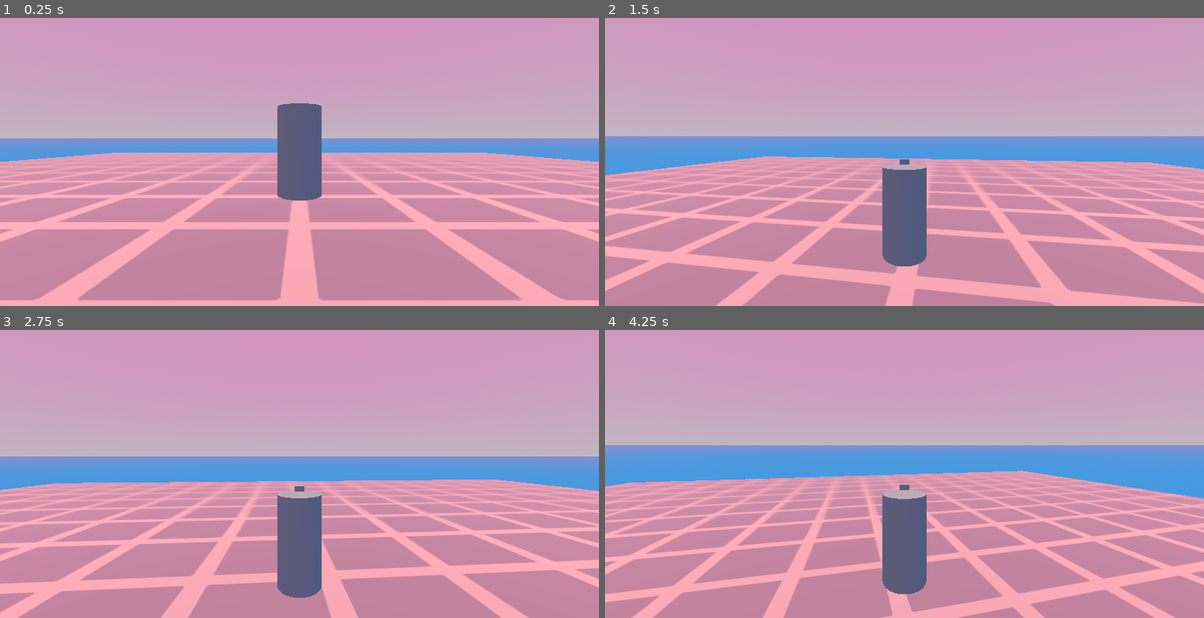
Above: before the commit, frames 1-4 (two rows, left to right).
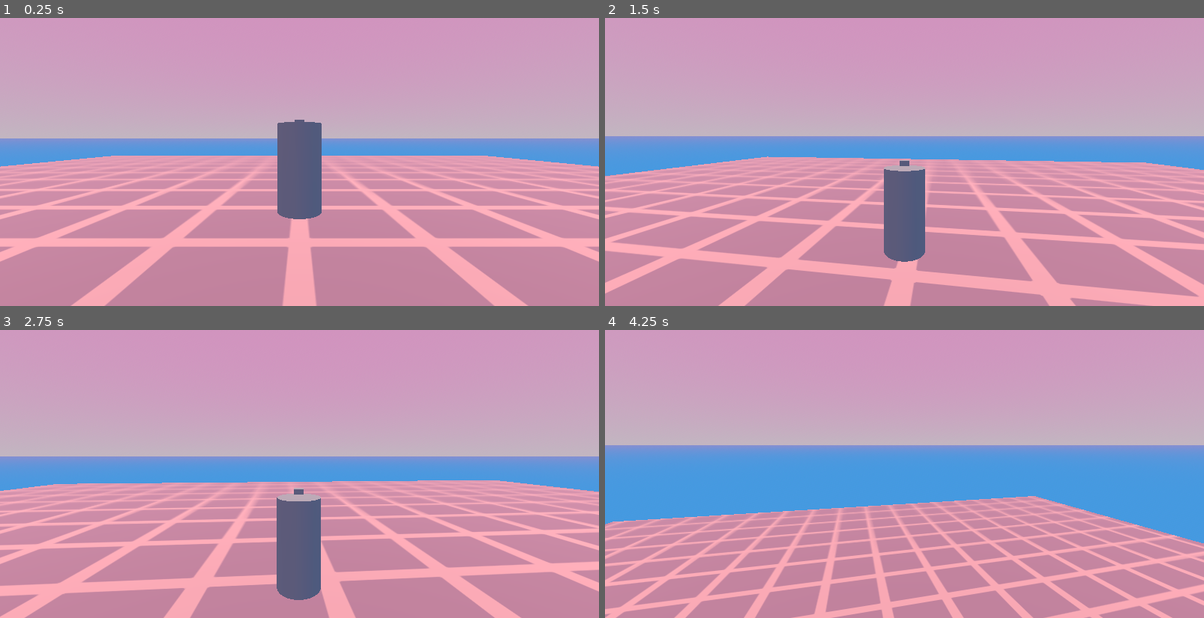
Above: after the commit, the same moments.

Repository: Althories/springstar
Game: Godot game, scene res://Scenes/Levels/main.tscn
The game is run twice, just before and just after one commit, with the same random seed, the same clock (stepped at 60 frames per second) and the same inputs.
Inputs (mouse positions are in pixels of both pictures, inside the frame that each line leads up to):
- Up to frame 1 (0.25 s): no input
- Up to frame 2 (1.5 s): move the mouse to (934, 136) at 0.52 s; hold Space (jump) 0.53-1.28 s; hold W (move_forward) from 0.53 s (still down); move the mouse to (874, 138) at 1.27 s; click (874, 138) at 1.35 s
- Up to frame 3 (2.75 s): keep holding W (move_forward); tap Space (jump) at 1.52, 1.55, 1.82 s; move the mouse to (311, 445) at 2.02 s; hold Space (jump) from 2.03 s (still down)
- Up to frame 4 (4.25 s): keep holding W (move_forward); move the mouse to (898, 456) at 2.77 s; release Space (jump) at 2.78 s; click (898, 456) at 2.85 s; tap Space (jump) at 3.02, 3.05, 3.32 s; move the mouse to (946, 453) at 3.52 s; hold Space (jump) from 3.53 s (still down); tap R (reset) at 4.15 s

The runs differ from the first frame. In frame 1, 20% of the frame differs, in the area x 0-100%, y 29-100%; in frame 2, 7.4%; in frame 3, 6.9%; in frame 4, 29%, in the area x 0-100%, y 48-100%.

Commit message:
slerp camera movement implemented
The camera movement now uses spherical linear interpolation, rather than the built-in tracking.

Diff:
--- a/Scenes/SpringCharacter/spring.tscn
+++ b/Scenes/SpringCharacter/spring.tscn
@@ -13,6 +13,7 @@
 
 [node name="Spring" type="CharacterBody3D"]
 transform = Transform3D(1, 0, 0, 0, 1, 0, 0, 0, 1, 0, 2, 0)
+collision_layer = 2
 script = ExtResource("1_en6m1")
 
 [node name="SpringMesh" type="MeshInstance3D" parent="."]
--- a/Scripts/SpringCharacter/spring_script.gd
+++ b/Scripts/SpringCharacter/spring_script.gd
@@ -2,15 +2,17 @@
 
 const SPEED = 5.0
 const JUMP_IMPULSE = 4.5
-const CAMERA_VERTICAL_OFFSET = 2.0
+const CAMERA_VERTICAL_OFFSET = 1.0
+const CAMERA_INTERPOLATION_WEIGHT = 0.1
 
 @onready var cam_pivot: Node3D = $CamPivot
 @export var sens = 0.15
 
 var can_ground_bounce = true
-var in_charge_jump = false
-var ground_y_current = 0.0
 var charge_velocity = 0
+var camera_anchor = self.global_position
+var slerp_y = 2.0
+var most_recent_groundpoint = self.global_position
 
 func _ready():
 	Input.mouse_mode = Input.MOUSE_MODE_CAPTURED
@@ -26,8 +28,7 @@
 		reset()
 
 func _process(_delta: float) -> void:
-	if not in_charge_jump:
-		cam_pivot.global_position.y = ground_y_current + CAMERA_VERTICAL_OFFSET
+	move_camera()
 	if Input.is_action_pressed("left_click"):
 		Input.mouse_mode = Input.MOUSE_MODE_CAPTURED	#locks mouse to window
 
@@ -35,7 +36,7 @@
 	'''For anything to do with physics in the world'''
 
 	if is_on_floor():
-		ground_y_current = self.position.y
+		most_recent_groundpoint = self.position
 		if Input.is_action_just_released("jump"):		#charge jump release
 			velocity.y = JUMP_IMPULSE/3 + charge_velocity 				#temporary until charge is handled
 			charge_velocity = 0							#reset charge velocity upon jump
@@ -54,14 +55,12 @@
 
 	if can_ground_bounce:
 		ground_move_spring()
-		in_charge_jump = false
 
 	move_and_slide()									#NECESSARY for this stuff to actually all work
 
 #functions block ----------
 func charge() -> void:
 	'''Charge function for spring jump.'''
-	in_charge_jump = true
 	charge_velocity += .40
 
 func ground_move_spring():
@@ -76,6 +75,20 @@
 		velocity.x = move_toward(velocity.x, 0, SPEED)
 		velocity.z = move_toward(velocity.z, 0, SPEED)
 
+func move_camera():
+	# Use slerp to move the camera. The camera will only fall if the spring falls more than 1.2 units from
+	# the peak of its height. This number is just large enough to keep the camera steady during idle bounce.
+	# !! If Spring is on Collision Layer 1, the SpringArm3D gets confused and starts clipping the spring.
+	# I suspect slerp is behind this.
+	if self.global_position.y >= slerp_y:
+		slerp_y = self.global_position.y
+	elif slerp_y - self.global_position.y > 1.2:
+		slerp_y = self.global_position.y + 1.2
+	camera_anchor = camera_anchor.slerp(
+		Vector3(self.global_position.x, slerp_y + CAMERA_VERTICAL_OFFSET, self.global_position.z),
+		CAMERA_INTERPOLATION_WEIGHT)
+	cam_pivot.global_position = camera_anchor
+
 func reset() -> void:
 	'''Reset player to state on startup'''
 	position = Vector3(0, 2, 0) #Reset position to center +2 y height to not clip into ground
